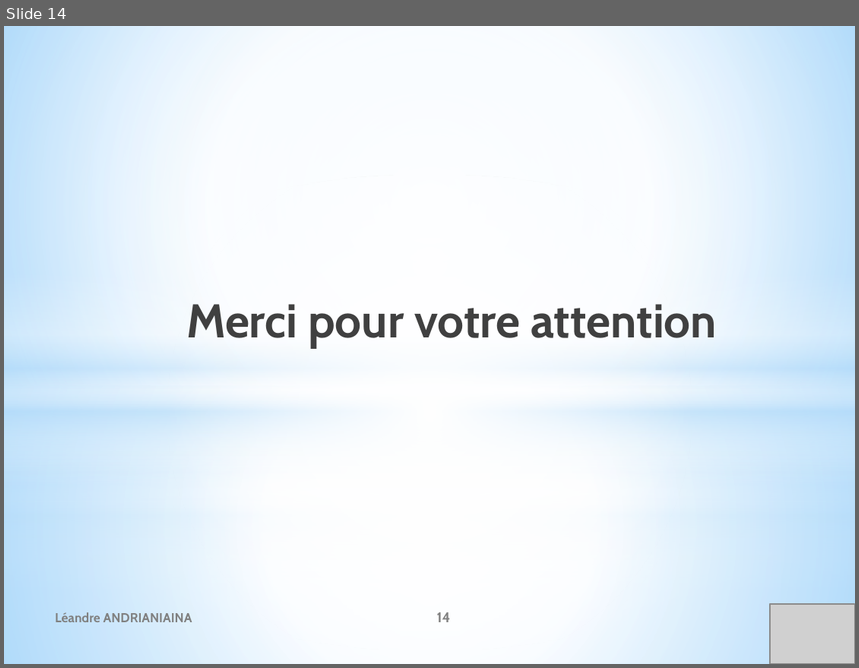
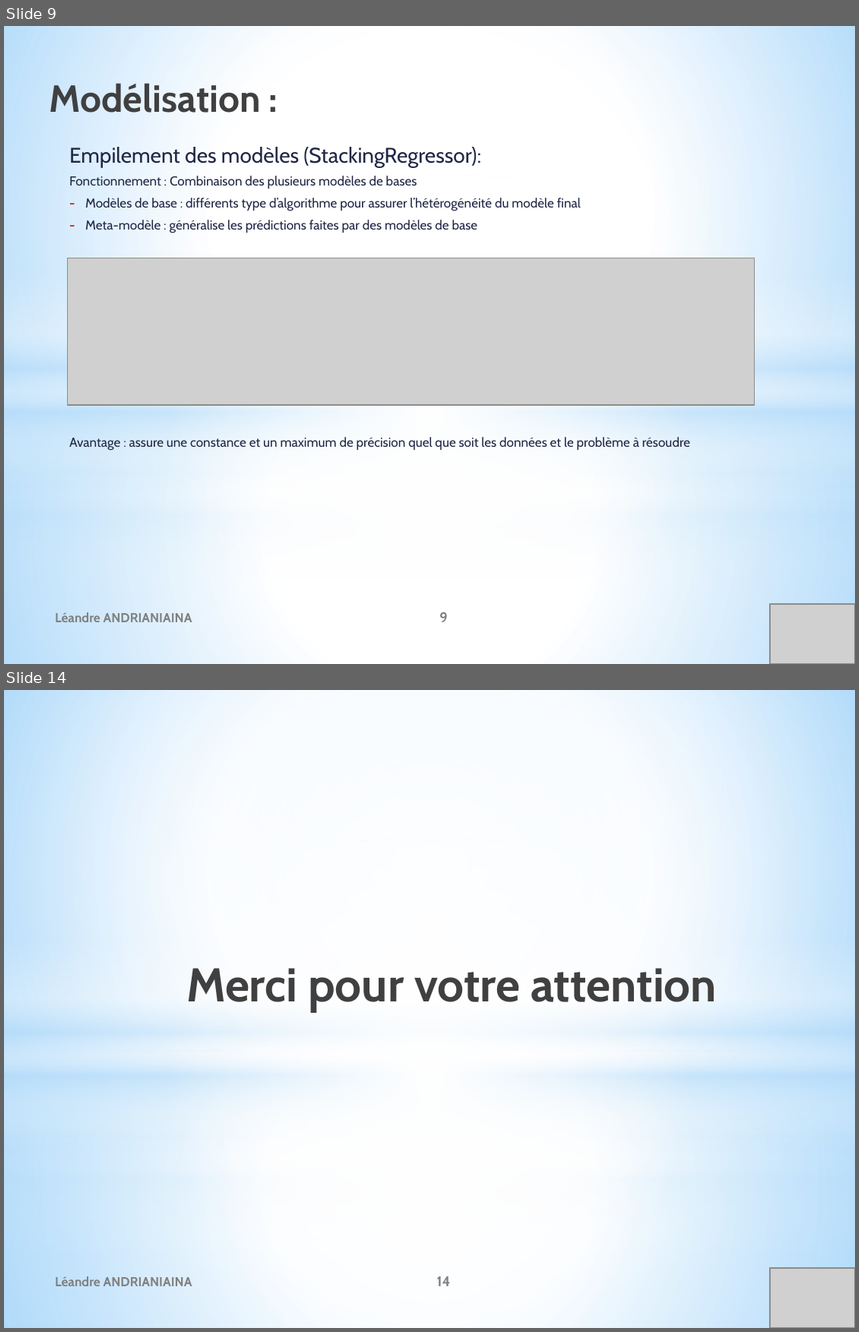
Before and after one commit to leandre12/houseprice, a slide deck: documents/P8_Presentationprojet.pptx. Shown one above the other, each under a label of ours: slide 14 before the commit, slides 9 and 14 after it; the slides between them are not shown. The pictures are 859x668 and 859x1332 pixels, drawn with LibreOffice and Linux fonts; fonts in the diff are those of the drawing; grey boxes stand for pictures; background and template pictures are left out. Boxes give left, top, right and bottom in pixels: in the first picture for what was removed or moved away, otherwise in the second. Text is boxed around its words. In the diff, an @@ line names an element or a change of style, - is before the commit and + after.

Commit message:
version finale du P8

```diff
--- a/documents/P8_Presentationprojet.pptx
+++ b/documents/P8_Presentationprojet.pptx
@@ slide 9 added at <box>4,26,855,664</box>, background picture (left out); not listed: 8 template elements that a slide beside it also shows @@
@@ title added at <box>50,83,261,113</box>, 32 pt, text gradient #000000 to #404040 to #212745, bold @@
+Modélisation :
@@ text added at <box>69,147,690,451</box>, 11 pt, text #212745 @@
+Empilement des modèles (StackingRegressor):
+Fonctionnement : Combinaison des plusieurs modèles de bases
+– Modèles de base : différents type d’algorithme pour assurer l’hétérogénéité du modèle final
+– Meta-modèle : généralise les prédictions faites par des modèles de base
+Avantage : assure une constance et un maximum de précision quel que soit les données et le problème à résoudre
@@ picture added at <box>68,259,755,406</box> @@
@@ text added at <box>55,613,192,623</box>, 11 pt, text #808080, bold @@
+Léandre ANDRIANIAINA
@@ page number added at <box>439,613,448,623</box>, 12 pt, text #808080, bold @@
+9
@@ picture added at <box>770,604,855,664</box> @@
```
Also in this commit, not shown: 7 slides changed, 5 other slides added, 6 slides removed, 9 other files.
